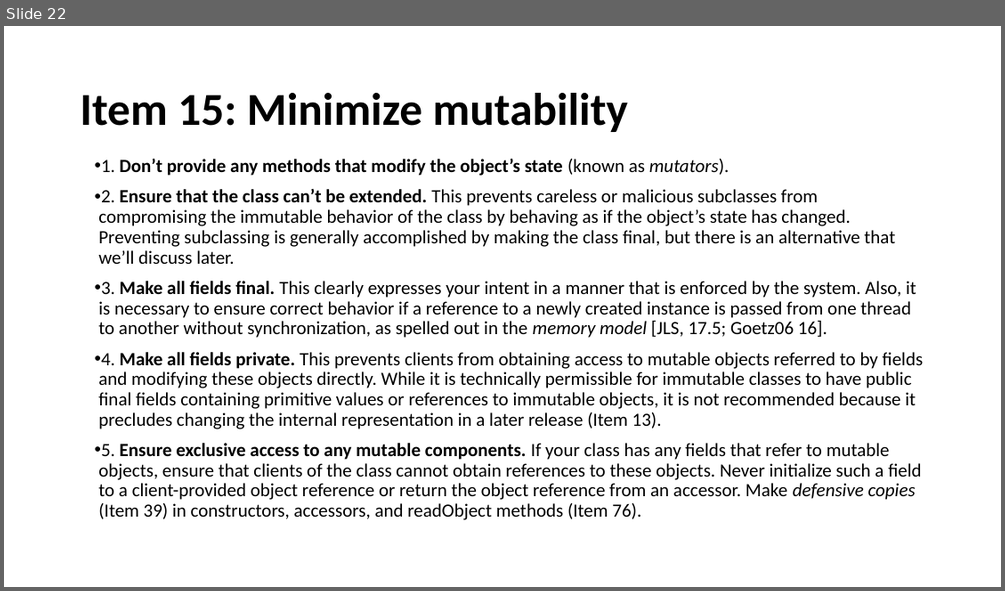
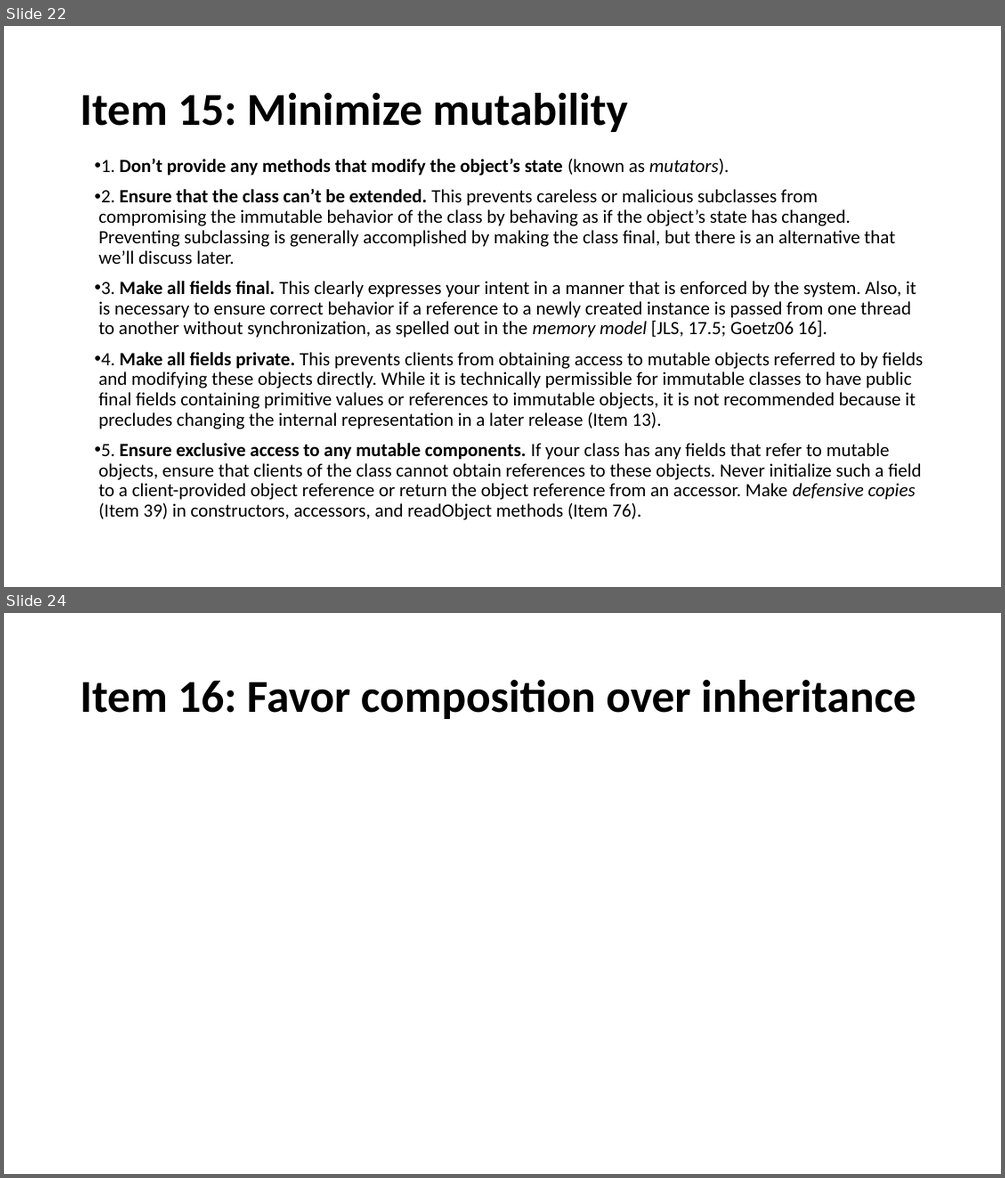
Before and after one commit to javamaster-llc/effective-java-examples-master, a slide deck: Study of Effective Java™.pptx. Shown one above the other, each under a label of ours: slide 22 before the commit, slides 22 and 24 after it; the slides between them are not shown. The pictures are 1005x591 and 1005x1178 pixels, drawn with LibreOffice and Linux fonts; fonts in the diff are those of the drawing. Boxes give left, top, right and bottom in pixels: in the first picture for what was removed or moved away, otherwise in the second. Text is boxed around its words. In the diff, an @@ line names an element or a change of style, - is before the commit and + after.

```diff
--- a/Study of Effective Java™.pptx
+++ b/Study of Effective Java™.pptx
@@ slide 24 added at (4,613,1001,1174), background #FFFFFF @@
@@ title added at (80,680,916,719), 44 pt, text #000000, bold @@
+Item 16: Favor composition over inheritance
```
Also in this commit, not shown: 1 slide changed.
